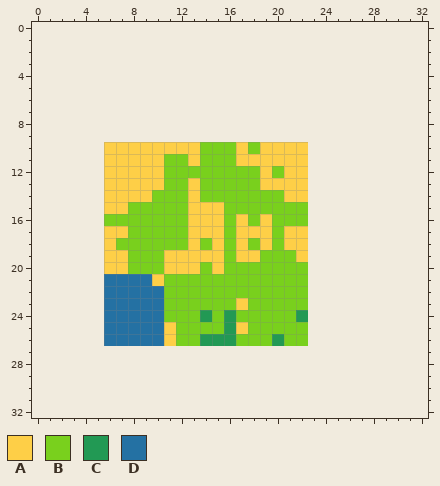
Edited in one commit: pixel-art sprite (basic_pipeline/world_gen/temp_filename.png). The first picture shows the starting point.
The file is 408x408 pixels, drawn in blocks of 24x24; one block is one cell here. The old version is drawn lined up with the new one, on the new canvas.
Palette (. is transparent): A #fecf47  B #79d01d  C #229954  D #2471a3
Pixels before, first column x 6:
10 AAAAAAAABBBABAAAA
11 AAAAABBABBBAAAAAA
12 AAAAABBBBBBBBABAA
13 AAAAABBABBBBBAAAA
14 AAAABBBABBBBBBBAA
15 AABBBBBAAABBBBBBB
16 BBBBBBBAAABABABBB
17 AABBBBBAAABAAABAA
18 ABBBBBBABABABABAA
19 AABBBAAAAABAABBBA
20 AABBBAAABABBBBBBB
21 DDDDABBBBBBBBBBBB
22 DDDDDBBBBBBBBBBBB
23 DDDDDBBBBBBABBBBB
24 DDDDDBBBCBCBBBBBC
25 DDDDDABBBBCABBBBB
26 DDDDDABBCCCBBBCBB
Now the later version:
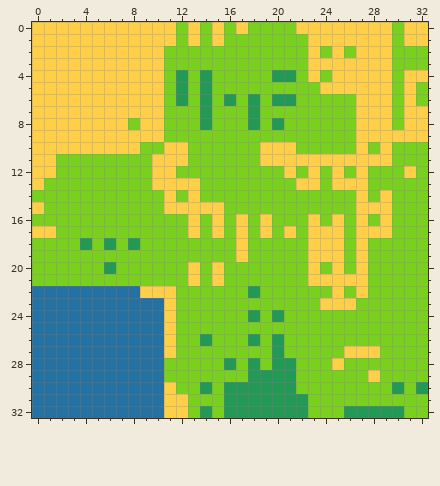
The edit:
canvas 17x17 -> 33x33, the old top-left corner now at 6,10
Changed rows in their new state; - is an unchanged pixel.
first column x 0:
 0 AAAAAAAAAAAABABABABBBBAAAAAAAABAA
 1 AAAAAAAAAAAABABABBBBBBBAAAAAAABAA
 2 AAAAAAAAAAABBBBBBBBBBBBABABAAABBB
 3 AAAAAAAAAAABBBBBBBBBBBBAAAAAAABBB
 4 AAAAAAAAAAABCBCBBBBBCCBABAAAAABAA
 5 AAAAAAAAAAABCBCBBBBBBBBBAAAAAABAB
 6 AAAAAAAAAAABCBCBCBCBCCBBBBBAAABAB
 7 AAAAAAAAAAABBBCBBBCBBBBBBBBAAABAA
 8 AAAAAAAABAABBBCBBBCBCBBBBBBAAABAA
 9 AAAAAAAAAAABBBBBBBBBBBBBBBBAAAAAA
10 AAAAAA---BB--B---B----BBBBBABABBB
11 AABBBBBBBB-AAB---BB----AAAAAAABBB
12 AABBBBBBBB-A-------B--BABABABBBAB
13 ABBBBBBBBB-AA------BBB-ABAAABBBBB
14 BBBBBBBBBB-A---------BBBBBBABABBB
15 ABBBBBBB---AA----------BBBBAAABBB
16 BBBBBB--------B--------ABABABABBB
17 AABBBBBB------B---B---BAAABAAABBB
18 BBBBCBC-C----B-B---B-BBAAABABBBBB
19 BBBBBBBB---BBBBB--B---BAAABABBBBB
20 BBBBBBCB---BB----------ABABABBBBB
21 BBBBBBBBBBB--A-A-------AAAAABBBBB
22 DDDDDD---AAA------C----BBABABBBBB
23 DDDDDD-----A-----B-----BAAABBBBBB
24 DDDDDD-----A--B-B-C-C-BBBBBBBBBBB
25 DDDDDD----------BB-----BBBBBBBBBB
26 DDDDDD---------BB-C----BBBBBBBBBB
27 DDDDDDDDDDDABBBBBBBBCBBBBBAAABBBB
28 DDDDDDDDDDDBBBBBCBCBCCBBBABBBBBBB
29 DDDDDDDDDDDBBBBBBBCCCCBBBBBBABBBB
30 DDDDDDDDDDDABBCBCCCCCCBBBBBBBBCBC
31 DDDDDDDDDDDAABBBCCCCCCCBBBBBBBBBB
32 DDDDDDDDDDDAABCBCCCCCCCBBBCCCCCBB
Boxes around the changes in both pictures, in picture pixels (x1, y1, x2, y2):
changed: (32, 22, 428, 418)
